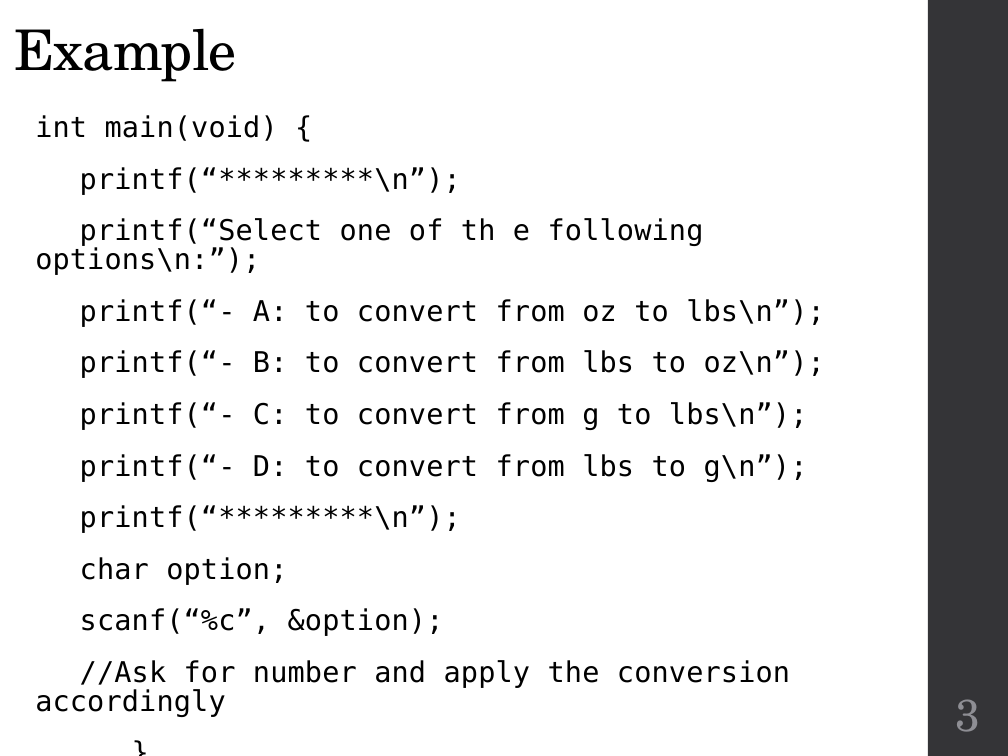
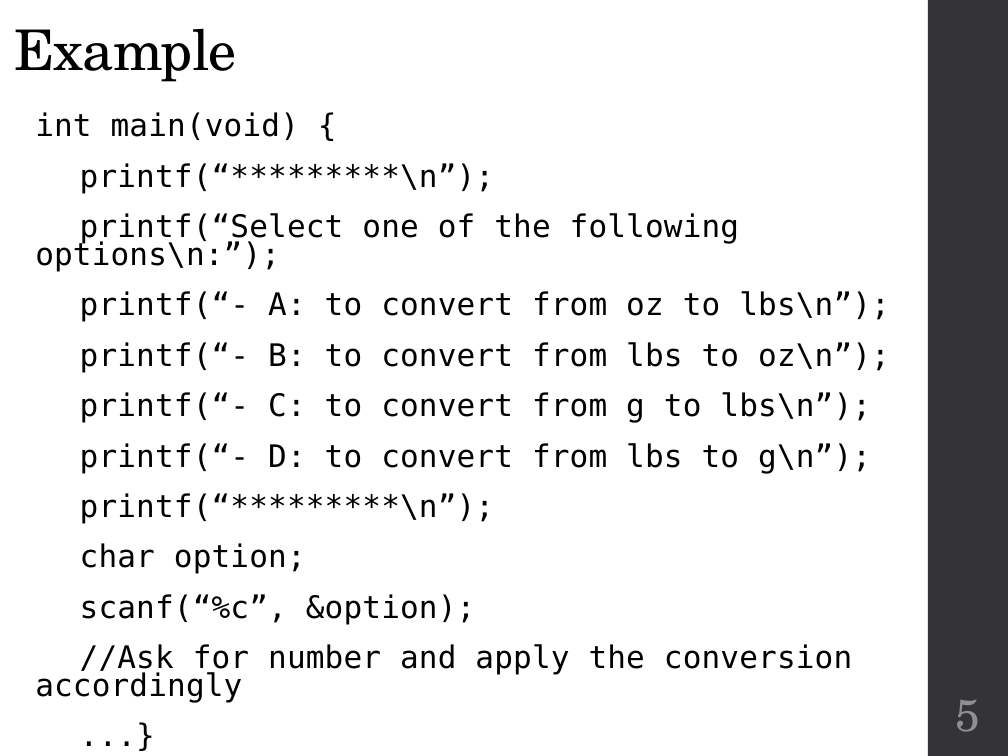
Before and after one commit to geneti/cse220_2020fall, a slide deck: slide 5 of Lectures/cse220-10-functions.pptx (slide 3 before the commit). Drawn at 1008x756 pixels with LibreOffice and Linux fonts; fonts in the diff are those of the drawing. Boxes give left, top, right and bottom in pixels: in the first picture for what was removed or moved away, otherwise in the second. Text is boxed around its words. In the diff, an @@ line names an element or a change of style, - is before the commit and + after.

Commit message:
lecture 11 and 12

```diff
--- a/Lectures/cse220-10-functions.pptx
+++ b/Lectures/cse220-10-functions.pptx
@@ text at (x1=35, y1=112, x2=890, y2=703): size 20.4 to 22.2 pt in "int main(void) {", "printf(“*********\n”);", "printf(“- A: to convert from oz to ...", "printf(“- B: to convert from lbs to ..." and 7 more places; line spacing 0.85 to 0.75 @@
@@ text at (x1=35, y1=213, x2=739, y2=272): text changed; size 20.4 to 22.2 pt @@
-printf(“Select one of th e following options\n:”);
+printf(“Select one of the following options\n:”);
@@ page number at (x1=956, y1=700, x2=981, y2=732): text changed @@
-3
+5
```
Also in this commit, not shown: 2 slides added, 3 other files.
